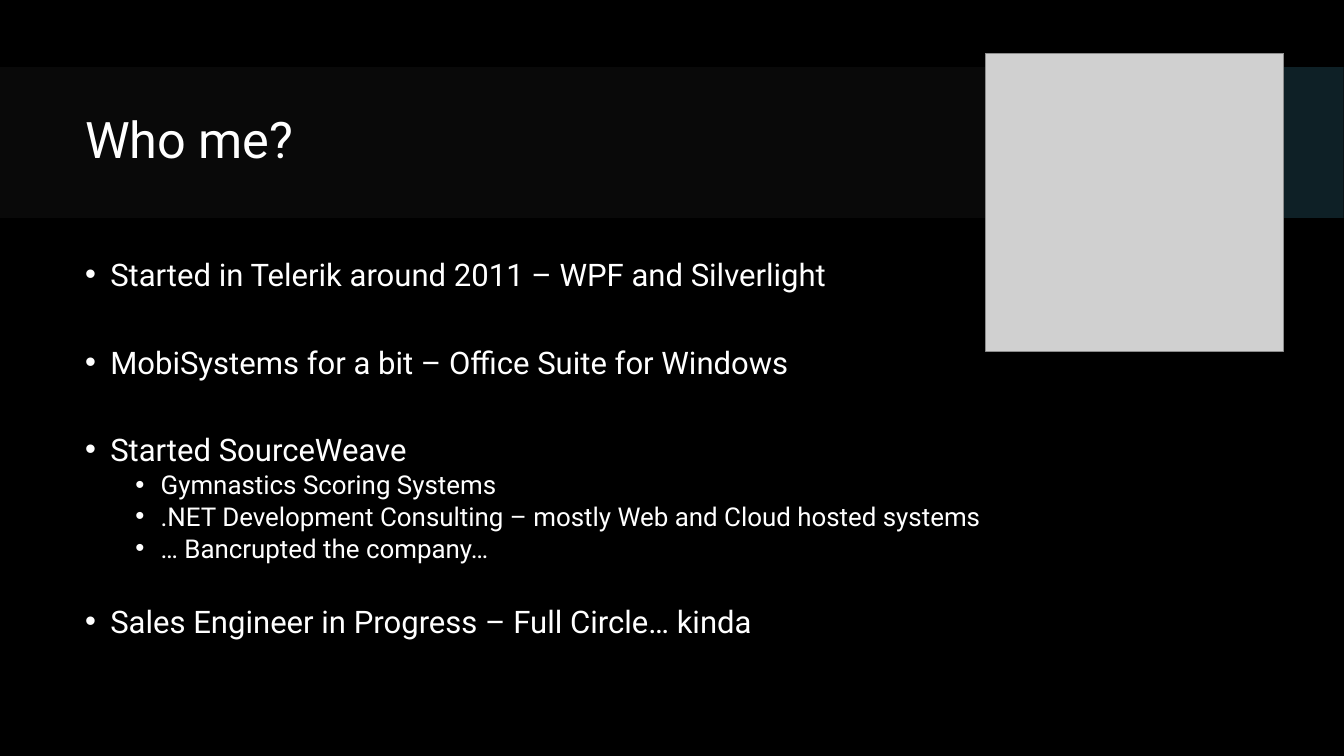
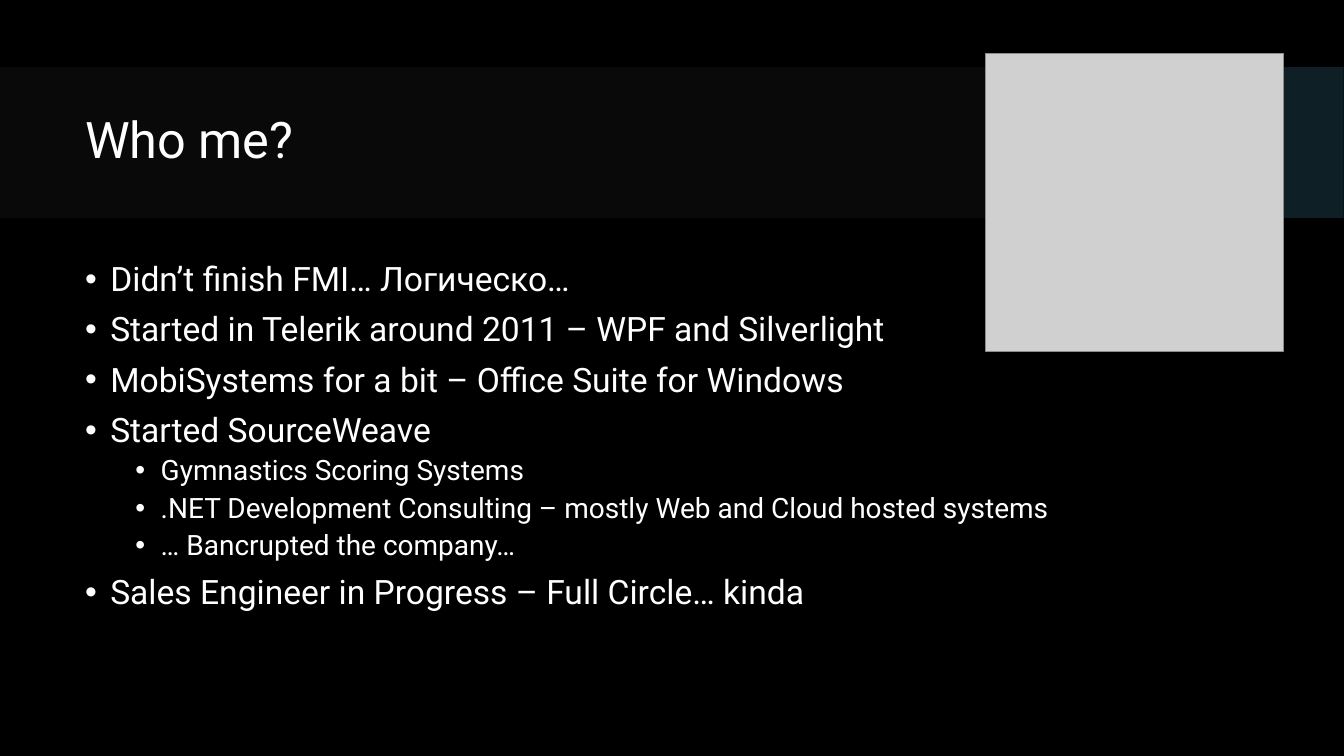
Before and after one commit to NikolayVasilev/DesktopAppsWithWeb, a slide deck: slide 2 of Presentation/DesktopAppsWithWeb.pptx. Drawn at 1344x756 pixels with LibreOffice and Linux fonts; fonts in the diff are those of the drawing; grey boxes stand for pictures; background and template pictures are left out. Boxes give left, top, right and bottom in pixels: in the first picture for what was removed or moved away, otherwise in the second. Text is boxed around its words. In the diff, an @@ line names an element or a change of style, - is before the commit and + after.

```diff
--- a/Presentation/DesktopAppsWithWeb.pptx
+++ b/Presentation/DesktopAppsWithWeb.pptx
@@ text at box(110, 265, 569, 292): paragraph added @@
+• Didn’t finish FMI… Логическо…
@@ text at box(110, 315, 1048, 611): size 22.2 to 24 pt in "Started in Telerik around 2011 – WPF ...", "MobiSystems for a bit – Office Suite ...", "Started SourceWeave", "Sales Engineer in Progress – Full Circle… ..."; size 18.5 to 20 pt in "Gymnastics Scoring Systems", ".NET Development Consulting – mostly Web and ...", "… Bancrupted the company…"; line spacing 0.8 to 0.9 @@
```
Also in this commit, not shown: 6 slides added.
